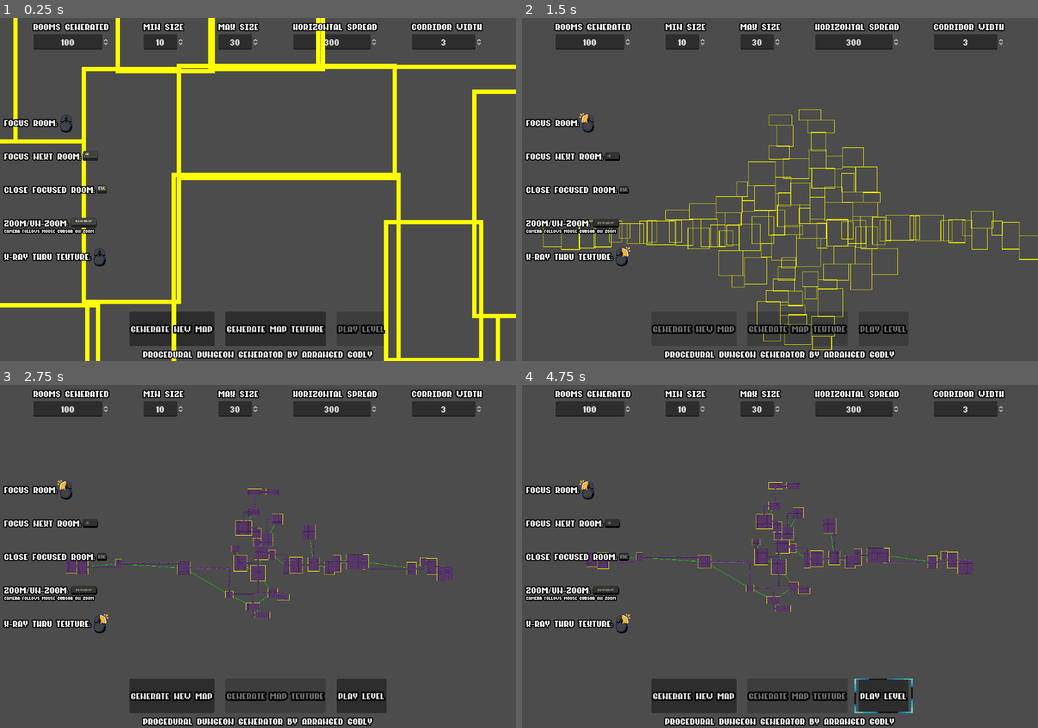
Above: before the commit, frames 1-4 (two rows, left to right).
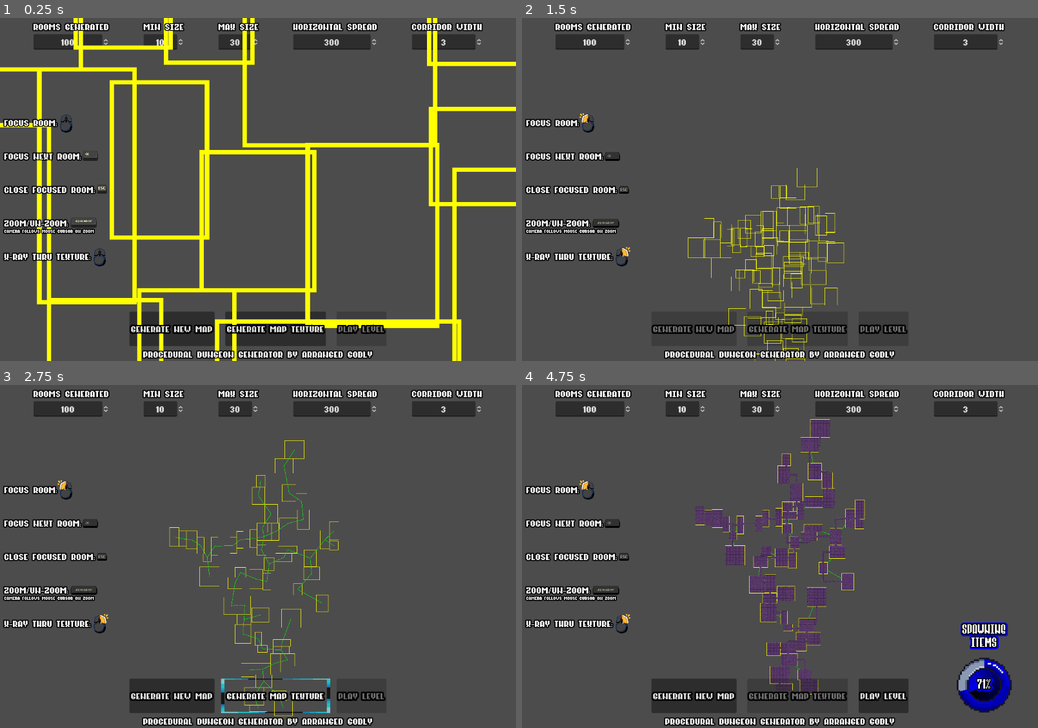
Above: after the commit, the same moments.

Repository: Arrangedgodly/procedural-dungeon
Game: Godot game, scene res://scenes/basic_dungeon.tscn
The game is run twice, just before and just after one commit, with the same random seed, the same clock (stepped at 60 frames per second) and the same inputs.
Inputs (mouse positions are in pixels of both pictures, inside the frame that each line leads up to):
- Up to frame 1 (0.25 s): no input
- Up to frame 2 (1.5 s): click "Generate New Map" at 0.5 s; click "Generate New Map" at 1.25 s
- Up to frame 3 (2.75 s): click (273, 697) at 2 s, where only the run before the commit has a clickable "Generate Map Texture"
- Up to frame 4 (4.75 s): click (883, 697) at 2.75 s, where only the run before the commit has a clickable "PLAY LEVEL"; click (883, 697) at 3.5 s, where only the run before the commit has a clickable "PLAY LEVEL"; click (795, 697) at 4.25 s, where only the run after the commit has a clickable "Generate Map Texture"

The runs differ from the first frame. In frame 1, 19% of the frame differs, in the area x 0-100%, y 0-100%; in frame 2, 4.2%; in frame 3, 4.4%; in frame 4, 8.7%.
Error after the commit: Invalid type in function 'add_point' in base 'AStar2D'. Cannot convert argument 2 from Nil to Vector2. (res://scripts/basic_dungeon.gd:220)

Commit message:
still working on the overhaul but bug fixing is a nightmare lol

Diff:
--- a/scenes/room.tscn
+++ b/scenes/room.tscn
@@ -4,7 +4,6 @@
 
 [node name="Room" type="RigidBody2D"]
 input_pickable = true
-can_sleep = false
 lock_rotation = true
 script = ExtResource("1_626cy")
 
--- a/scripts/basic_dungeon.gd
+++ b/scripts/basic_dungeon.gd
@@ -31,6 +31,7 @@
 var current_phase: String = ""
 var items_to_process: int = 0
 var items_processed: int = 0
+var room_previous_positions = {}
 
 enum CameraState {
 	OVERVIEW,
@@ -95,6 +96,9 @@
 	var rooms_remaining = dungeon_size.rooms_generated
 	var current_batch = []
 
+	for room in rooms.get_children():
+		room.freeze = true
+
 	while rooms_remaining > 0:
 		var batch_size = mini(ROOM_BATCH_SIZE, rooms_remaining)
 		current_batch.clear()
@@ -120,6 +124,7 @@
 	for room_data in batch:
 		var room_instance = Room.instantiate()
 		rooms.add_child(room_instance)
+		room_instance.freeze = true
 		room_instance.make_room(
 			room_data.position,
 			Vector2(room_data.width, room_data.height) * tile_size
@@ -129,24 +134,44 @@
 		items_processed += 1
 		update_progress()
 
+func start_room_settling() -> void:
+	set_phase("SETTLING")
+	items_processed = 0
+	update_progress()
+
+	# Store initial positions before unfreezing
+	room_previous_positions.clear()
+	for room in rooms.get_children():
+		room_previous_positions[room] = room.position
+
+	# Unfreeze in batches
+	var rooms_per_batch = 20
+	var room_children = rooms.get_children()
+
+	for i in range(0, room_children.size(), rooms_per_batch):
+		var batch_end = mini(i + rooms_per_batch, room_children.size())
+		for j in range(i, batch_end):
+			room_children[j].sleeping = false
+			room_children[j].freeze = false
+		await get_tree().physics_frame
+
+	await wait_for_rooms_to_settle()
+
 func wait_for_rooms_to_settle() -> void:
-	set_phase("SETTLING")
-	items_to_process = 100
-	items_processed = 0
-
 	var stable_frames := 0
 	const REQUIRED_STABLE_FRAMES := 30
-	const MAX_SETTLING_TIME := 5.0
+	const MAX_SETTLING_TIME := 15.0
 	var settling_timer := 0.0
 
 	while stable_frames < REQUIRED_STABLE_FRAMES and settling_timer < MAX_SETTLING_TIME:
-		var total_velocity := calculate_total_room_velocity()
-		var stability_progress := calculate_stability_progress(total_velocity)
-
-		items_processed = stability_progress
-		update_progress()
-
-		if total_velocity < 1.0:
+		var moving_rooms := count_moving_rooms()
+		var total_rooms := rooms.get_child_count()
+
+		if total_rooms > 0:
+			items_processed = int(((total_rooms - moving_rooms) / float(total_rooms)) * 100)
+			update_progress()
+
+		if moving_rooms == 0:
 			stable_frames += 1
 		else:
 			stable_frames = 0
@@ -154,22 +179,28 @@
 		settling_timer += get_physics_process_delta_time()
 		await get_tree().physics_frame
 
+		# Update previous positions for next check
+		for room in rooms.get_children():
+			room_previous_positions[room] = room.position
+
+	for room in rooms.get_children():
+		room.freeze = true
+
 	items_processed = 100
 	update_progress()
-
-func calculate_total_room_velocity() -> float:
-	var total := 0.0
-	for room in rooms.get_children():
-		total += (room as RigidBody2D).linear_velocity.length()
-	return total
-
-func calculate_stability_progress(total_velocity: float) -> float:
-	var room_count := rooms.get_child_count()
-	if room_count == 0:
-		return 100.0
-	const MAX_EXPECTED_VELOCITY := 1000.0
-	var avg_velocity := total_velocity / room_count
-	return clamp(100 - ((avg_velocity / MAX_EXPECTED_VELOCITY) * 100), 0, 100)
+	room_previous_positions.clear()
+
+func count_moving_rooms() -> int:
+	var moving := 0
+	var movement_threshold = 0.1  # Adjust if needed
+
+	for room in rooms.get_children():
+		if not room.freeze:
+			var prev_pos = room_previous_positions.get(room, room.position)
+			var movement = room.position.distance_to(prev_pos)
+			if movement > movement_threshold:
+				moving += 1
+	return moving
 
 func cull_rooms():
 	var room_positions = []
@@ -216,11 +247,26 @@
 	return path
 
 func create_layout():
+	if is_generating:
+		return
+
+	is_generating = true
+
 	await make_rooms()
-	await wait_for_rooms_to_settle()
-	cull_rooms()
+	await start_room_settling()
+	await cull_rooms()
 	fit_camera_to_rooms()
 	map_generation_finished.emit()
+
+	is_generating = false
+
+# Optional: Add a function to cancel generation if needed
+func cancel_generation() -> void:
+	if is_generating:
+		# Force freeze all rooms
+		for room in rooms.get_children():
+			room.freeze = true
+		is_generating = false
 
 func make_map() -> void:
 	clear_map_state()
